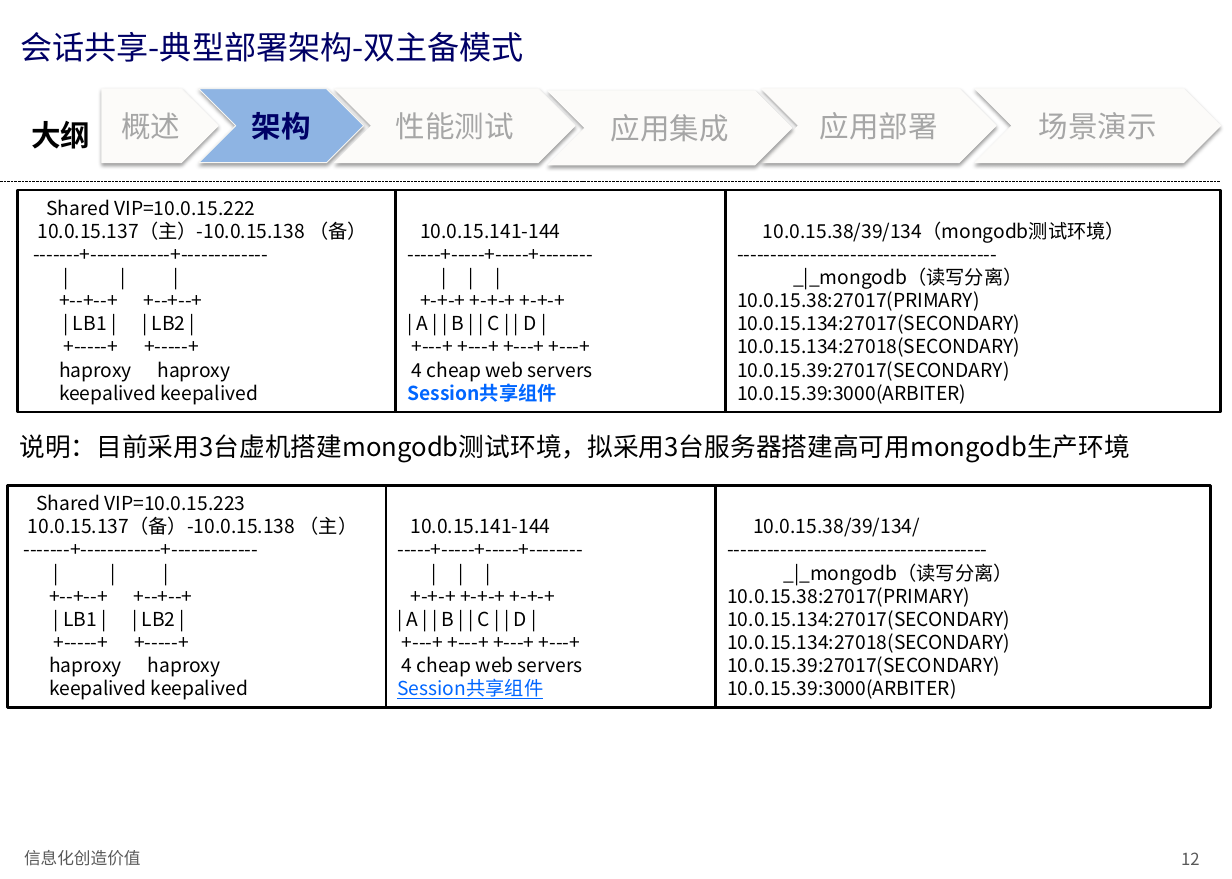
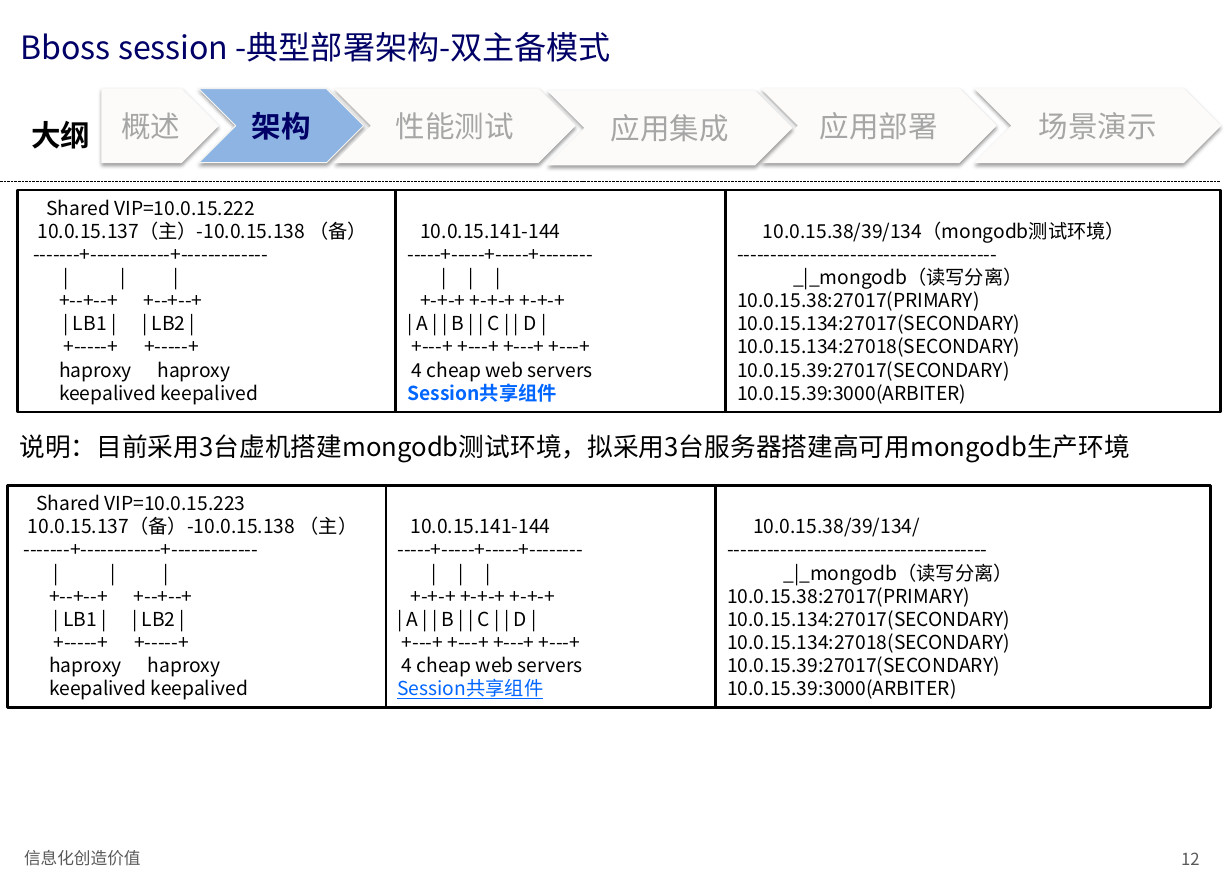
Before and after one commit to bbossgroups/bboss-document, a slide deck: slide 12 of 文档/bboss会话共享介绍.pptx. Drawn at 1232x879 pixels with LibreOffice and Linux fonts; fonts in the diff are those of the drawing. Boxes give left, top, right and bottom in pixels: in the first picture for what was removed or moved away, otherwise in the second. Text is boxed around its words. In the diff, an @@ line names an element or a change of style, - is before the commit and + after.

```diff
--- a/文档/bboss会话共享介绍.pptx
+++ b/文档/bboss会话共享介绍.pptx
@@ title at [21,32,611,62]: text changed @@
-会话共享-典型部署架构-双主备模式
+Bboss session -典型部署架构-双主备模式
```
Also in this commit, not shown: 28 other slides changed.
